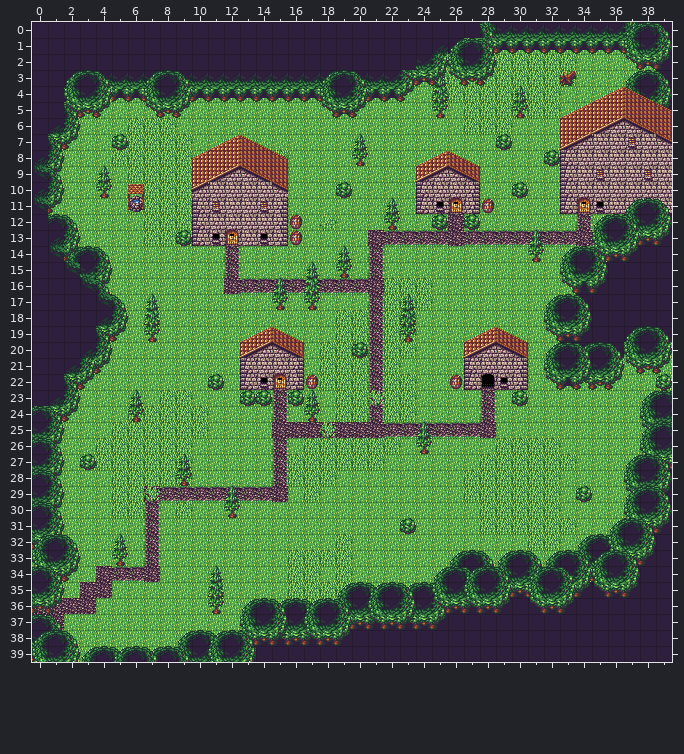
An edit to a level. Tiled map, game/data/map/area01.tmx. Above, as it was before the edit.
Cells are 32x32 px. Shown: x 0..39, y 0..39.
And afterwards:
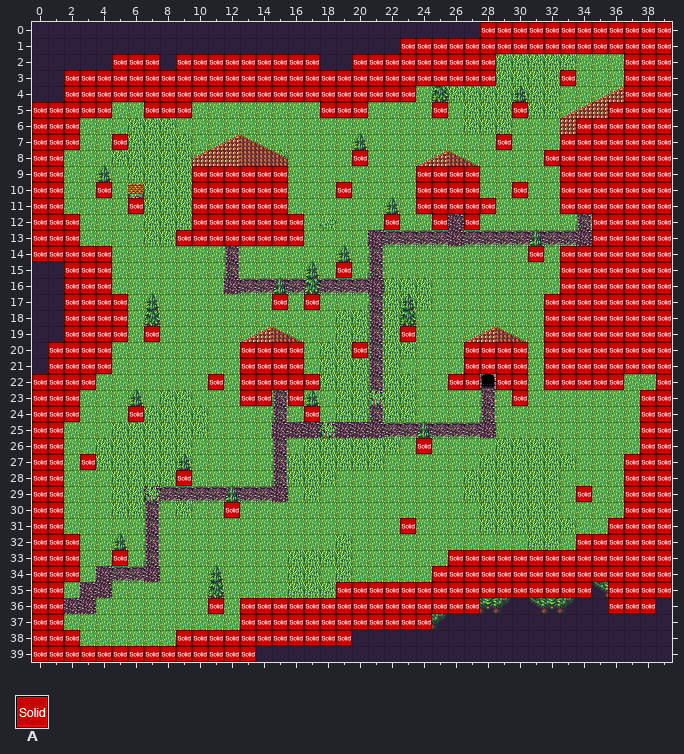
Key: from "metatiles32x32": A 0 "solid".
_ is an empty cell, . an unchanged one.
Tiles of an added or newly shown layer are drawn over the layers below it.
The exact change:
--- layer "collision" (now shown)
@@ x 0..39 @@
- 0 ............................____________
- 1 ......................._________________
- 2 .....___._________.._________........___
- 3 ..___________________________...._...___
- 4 ..______________________.............___
- 5 _____..___........___...._...._.....____
- 6 ___...............................______
- 7 ___.._......................._..._______
- 8 __.................._...........________
- 9 __........______........____....._______
-10 __.._.....______..._....____.._.._______
-11 __...._...______........_____...._______
-12 ___......._______....._.._._......._____
-13 ___......________.................._____
-14 _____.........................._._______
-15 ..___.............._............._______
-16 ..___............................_______
-17 ..____........._._..............________
-18 ..____..........................________
-19 ..____._..............._........________
-20 .____........____..._......____.________
-21 .____........____..........____.________
-22 ____......._._____........__.__._____.._
-23 ___..........__._............._.......__
-24 ___..._.........._....................__
-25 __....................................__
-26 __......................_.............__
-27 __._.................................___
-28 __......._...........................___
-29 __................................_..___
-30 __.........._........................___
-31 __....................._............____
-32 ___...............................______
-33 ___.._....................______________
-34 ___......................_______________
-35 __.................________________.____
-36 __........._._______________........___.
-37 __...........____________...............
-38 ___......___________....................
-39 ______________..........................
+ 0 ............................AAAAAAAAAAAA
+ 1 .......................AAAAAAAAAAAAAAAAA
+ 2 .....AAA.AAAAAAAAA..AAAAAAAAA........AAA
+ 3 ..AAAAAAAAAAAAAAAAAAAAAAAAAAA....A...AAA
+ 4 ..AAAAAAAAAAAAAAAAAAAAAA.............AAA
+ 5 AAAAA..AAA........AAA....A....A.....AAAA
+ 6 AAA...............................AAAAAA
+ 7 AAA..A.......................A...AAAAAAA
+ 8 AA..................A...........AAAAAAAA
+ 9 AA........AAAAAA........AAAA.....AAAAAAA
+10 AA..A.....AAAAAA...A....AAAA..A..AAAAAAA
+11 AA....A...AAAAAA........AAAAA....AAAAAAA
+12 AAA.......AAAAAAA.....A..A.A.......AAAAA
+13 AAA......AAAAAAAA..................AAAAA
+14 AAAAA..........................A.AAAAAAA
+15 ..AAA..............A.............AAAAAAA
+16 ..AAA............................AAAAAAA
+17 ..AAAA.........A.A..............AAAAAAAA
+18 ..AAAA..........................AAAAAAAA
+19 ..AAAA.A...............A........AAAAAAAA
+20 .AAAA........AAAA...A......AAAA.AAAAAAAA
+21 .AAAA........AAAA..........AAAA.AAAAAAAA
+22 AAAA.......A.AAAAA........AA.AA.AAAAA..A
+23 AAA..........AA.A.............A.......AA
+24 AAA...A..........A....................AA
+25 AA....................................AA
+26 AA......................A.............AA
+27 AA.A.................................AAA
+28 AA.......A...........................AAA
+29 AA................................A..AAA
+30 AA..........A........................AAA
+31 AA.....................A............AAAA
+32 AAA...............................AAAAAA
+33 AAA..A....................AAAAAAAAAAAAAA
+34 AAA......................AAAAAAAAAAAAAAA
+35 AA.................AAAAAAAAAAAAAAAA.AAAA
+36 AA.........A.AAAAAAAAAAAAAAA........AAA.
+37 AA...........AAAAAAAAAAAA...............
+38 AAA......AAAAAAAAAAA....................
+39 AAAAAAAAAAAAAA..........................
